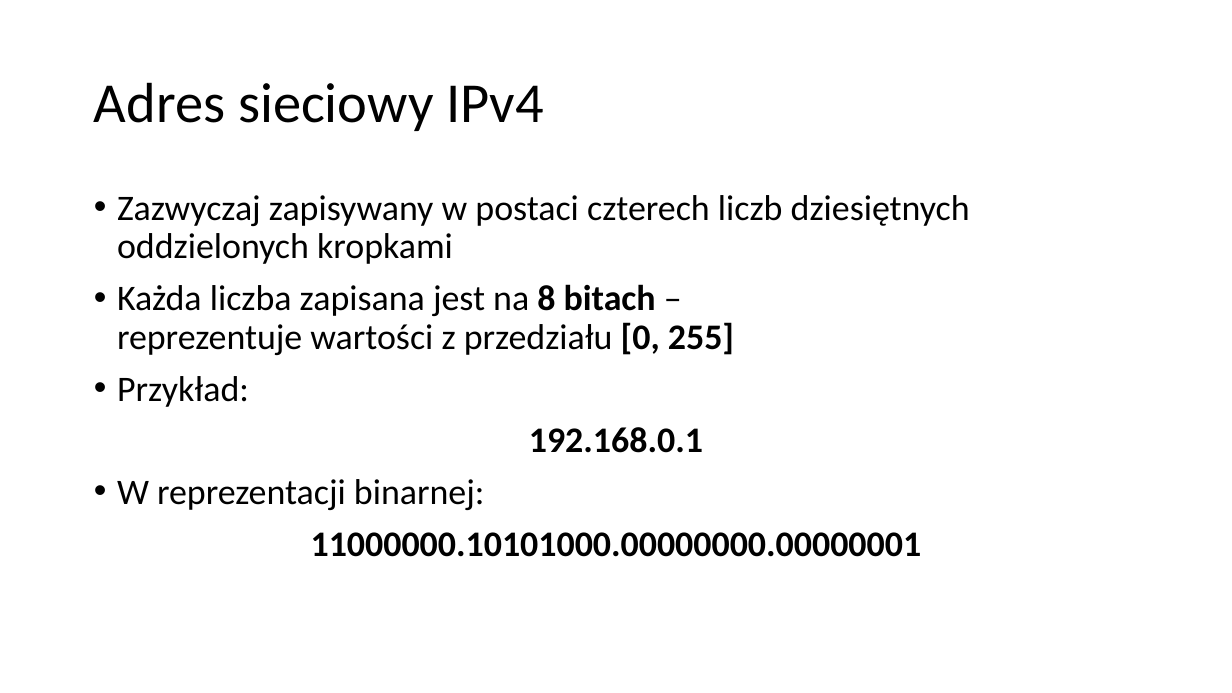
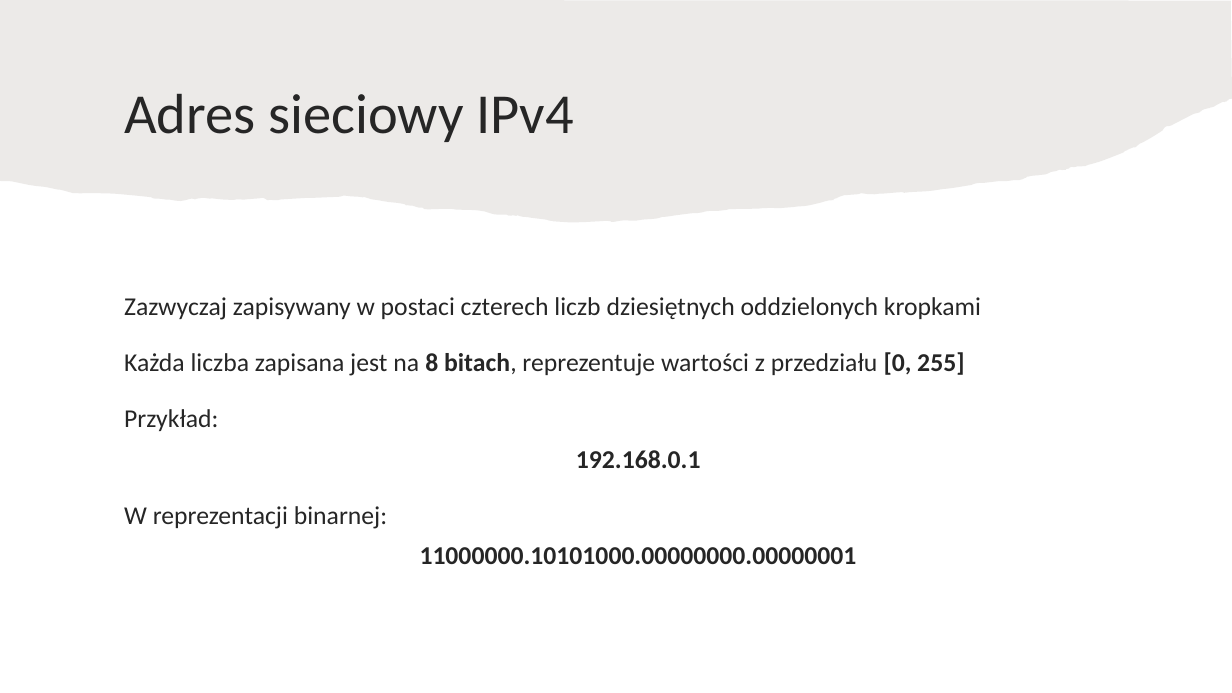
Before and after one commit to blackbat13/cs-lut, a slide deck: slide 3 of Sieci komputerowe/Adresy sieciowe.pptx. Drawn at 1232x693 pixels with LibreOffice and Linux fonts; fonts in the diff are those of the drawing. Boxes give left, top, right and bottom in pixels: in the first picture for what was removed or moved away, otherwise in the second. Text is boxed around its words. In the diff, an @@ line names an element or a change of style, - is before the commit and + after.

```diff
--- a/Sieci komputerowe/Adresy sieciowe.pptx
+++ b/Sieci komputerowe/Adresy sieciowe.pptx
@@ freeform shape added at box(0, 0, 1232, 223), fill #82766A at 15% opacity @@
@@ title "Adres sieciowy IPv4": place and size @@
-title "Adres sieciowy IPv4" at box(94, 82, 543, 131)
+title "Adres sieciowy IPv4" at box(124, 93, 574, 142)
@@ title "Adres sieciowy IPv4" at box(124, 93, 574, 142): text colour #000000 to #262626 @@
@@ text "Zazwyczaj zapisywany w postaci czterech ...": place and size @@
-text "Zazwyczaj zapisywany w postaci czterech ..." at box(117, 195, 970, 557)
+text "Zazwyczaj zapisywany w postaci czterech ..." at box(124, 297, 981, 564)
@@ text "Zazwyczaj zapisywany w postaci czterech ..." at box(124, 297, 981, 564): vertical alignment top to middle @@
@@ text at box(124, 297, 981, 564): size 28 to 20 pt, text colour #000000 to #262626 in "Zazwyczaj zapisywany w postaci czterech liczb dziesiętnych ...", "Przykład:", "192.168.0.1", "W reprezentacji binarnej:" and 1 more places; bullet • to none; more space between paragraphs @@
@@ text at box(124, 352, 964, 376): text changed; size 28 to 20 pt; text colour #000000 to #262626 @@
-• Każda liczba zapisana jest na 8 bitach –
-  reprezentuje wartości z przedziału [0, 255]
+Każda liczba zapisana jest na 8 bitach, reprezentuje wartości z przedziału [0, 255]
```
Also in this commit, not shown: 8 other slides changed, 1 slide added, 1 slide removed, 4 other files.
